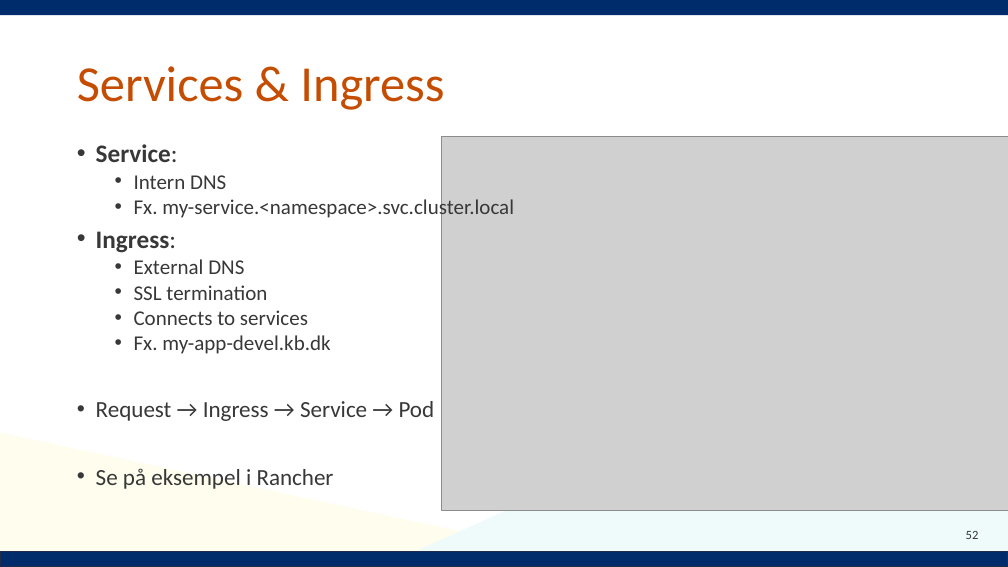
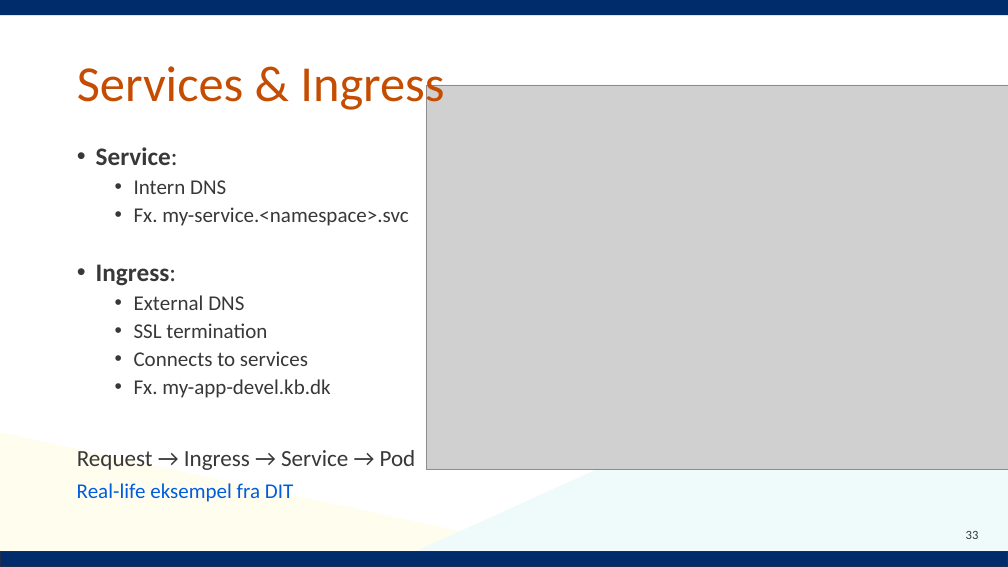
Before and after one commit to Notalib/workshop-kubernetes, a slide deck: slide 33 of Kubernetes_workshop.pptx (slide 52 before the commit). Drawn at 1008x567 pixels with LibreOffice and Linux fonts; fonts in the diff are those of the drawing; grey boxes stand for pictures; background and template pictures are left out. Boxes give left, top, right and bottom in pixels: in the first picture for what was removed or moved away, otherwise in the second. Text is boxed around its words. In the diff, an @@ line names an element or a change of style, - is before the commit and + after.

```diff
--- a/Kubernetes_workshop.pptx
+++ b/Kubernetes_workshop.pptx
@@ picture resized from (x1=442, y1=136, x2=1008, y2=510) to (x1=426, y1=85, x2=1008, y2=469) @@
@@ text at (x1=77, y1=147, x2=416, y2=470): line spacing 0.8 to 0.9; bullet • to none @@
@@ text at (x1=134, y1=207, x2=408, y2=226): text changed @@
-  • Fx. my-service.<namespace>.svc.cluster.local
+  • Fx. my-service.<namespace>.svc
@@ text at (x1=96, y1=468, x2=334, y2=489): paragraph removed @@
-• Se på eksempel i Rancher
@@ text added at (x1=77, y1=483, x2=293, y2=502), 20 pt, text #005DE0 @@
+Real-life eksempel fra DIT
@@ page number at (x1=966, y1=531, x2=979, y2=539): text changed @@
-52
+33
```
Also in this commit, not shown: 37 other slides changed, 4 slides added, 1 slide removed.
